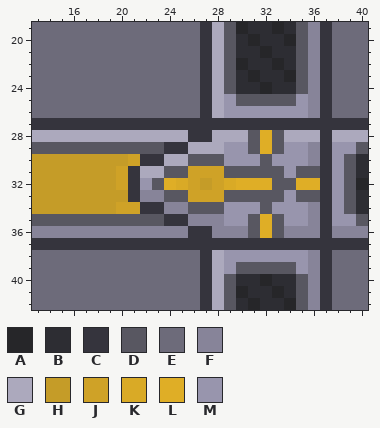
Two states of a pixel-art file, assets/sprites/module_sprite_64x64.aseprite. Above is the file before it was changed.
65x65 pixels, 1 frame. Colours within 5 levels of each other are drawn and written as one. Shown: x 13..40, y 19..42.
Palette (. is transparent): A #262629  B #2d2d33  C #35343d  D #585761  E #6d6b7a  F #878499  G #aca9bd  H #c59c28  J #cfa227  K #d9aa26  L #dfae26  M #9895ad
Pixels before, first column x 13:
19 EEEEEEEEEEEEEECGDABBABDFCEEE
20 EEEEEEEEEEEEEECGDBABBADFCEEE
21 EEEEEEEEEEEEEECGDBBABBDFCEEE
22 EEEEEEEEEEEEEECGDABBABDFCEEE
23 EEEEEEEEEEEEEECGDBABBADFCEEE
24 EEEEEEEEEEEEEECGDBBABBDFCEEE
25 EEEEEEEEEEEEEECGMDDDDDMFCEEE
26 EEEEEEEEEEEEEECGMMMMMMMFCEEE
27 CCCCCCCCCCCCCCCCCCCCCCCCCCCC
28 GGGGGGGGGGGGGCCGGGDLDGGGCGGG
29 DDDDDDDDDDDCCGGGMMDLDMMFCMMD
30 HHHHHHHHJCCGGDDDMMMDMMMFCMDB
31 HHHHHHHJCGGDDJJJDDDDDMDDCMDB
32 HHHHHHHJCMDLKJHJKLLLDDLLCMDA
33 HHHHHHHHCFFDDJJJDDDDDMDDCMDB
34 HHHHHHHJJCCFFDDDMMMDMMMFCMDB
35 DDDDDDDDDDDCCFFFMMDLDMMFCMMD
36 FFFFFFFFFFFFFCCFFFDLDFFFCFFF
37 CCCCCCCCCCCCCCCCCCCCCCCCCCCC
38 EEEEEEEEEEEEEECGMMMMMMMFCEEE
39 EEEEEEEEEEEEEECGMDDDDDMFCEEE
40 EEEEEEEEEEEEEECGDBBABBDFCEEE
41 EEEEEEEEEEEEEECGDABBABDFCEEE
42 EEEEEEEEEEEEEECGDBABBADFCEEE
The same view after the edit:
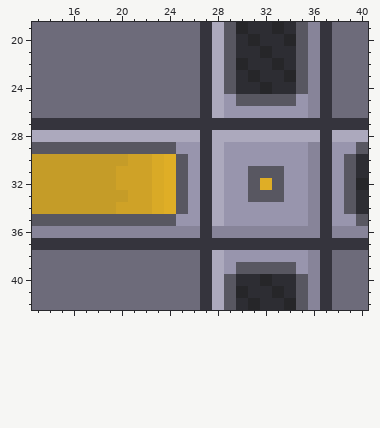
The exact change:
{"change": "layer \"Diode/Inputs/Right/BG\" now hidden"}
{"change": "layer \"Diode/Inputs/Right/On\" now hidden"}
{"change": "layer \"Diode/Inputs/Down/BG\" now hidden"}
{"change": "layer \"Diode/Inputs/Down/On\" now hidden"}
{"change": "layer \"Diode/Inputs/Up/BG\" now hidden"}
{"change": "layer \"Diode/Inputs/Up/On\" now hidden"}
{"change": "layer \"Diode/Outputs/Left/BG\" now hidden"}
{"change": "layer \"Diode/Outputs/Left/On\" now hidden"}
{"y":28,"x":26,"old":"C","new":"G"}
{"y":28,"x":31,"old":"DLD","new":"GGG"}
{"y":29,"x":24,"old":"CCGG","new":"DMMC"}
{"y":29,"x":31,"old":"DLD","new":"MMM"}
{"y":30,"x":22,"old":"CCGGDDD","new":"JKLDMCG"}
{"y":30,"x":32,"old":"D","new":"M"}
{"y":31,"x":21,"old":"CGGD","new":"JJKL"}
{"y":31,"x":26,"old":"JJJDD","new":"MCGMM"}
{"y":31,"x":35,"old":"DD","new":"MF"}
{"y":32,"x":21,"old":"CMD","new":"JJK"}
{"y":32,"x":25,"old":"KJHJKLL","new":"DMCGMMD"}
{"y":32,"x":34,"old":"DLL","new":"MMF"}
{"y":33,"x":21,"old":"CFFD","new":"JJKL"}
{"y":33,"x":26,"old":"JJJDD","new":"MCGMM"}
{"y":33,"x":35,"old":"DD","new":"MF"}
{"y":34,"x":22,"old":"CCFFDDD","new":"JKLDMCG"}
{"y":34,"x":32,"old":"D","new":"M"}
{"y":35,"x":24,"old":"CCFFF","new":"DMMCG"}
{"y":35,"x":31,"old":"DLD","new":"MMM"}
{"y":36,"x":26,"old":"C","new":"F"}
{"y":36,"x":31,"old":"DLD","new":"FFF"}
